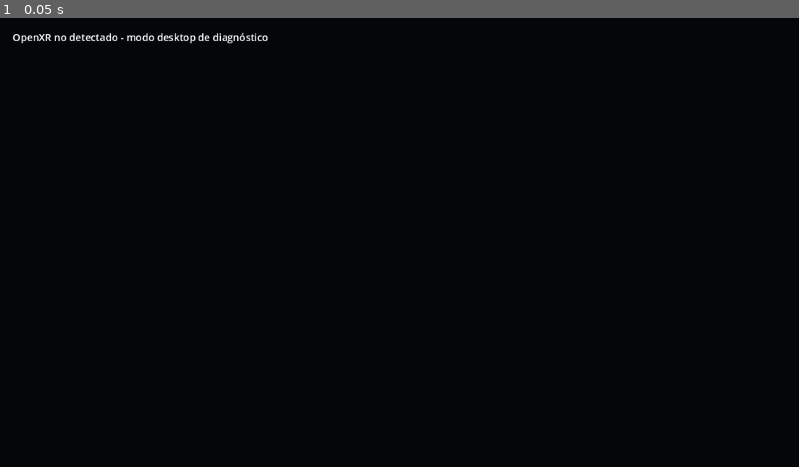
Above: before the commit, frame 1.
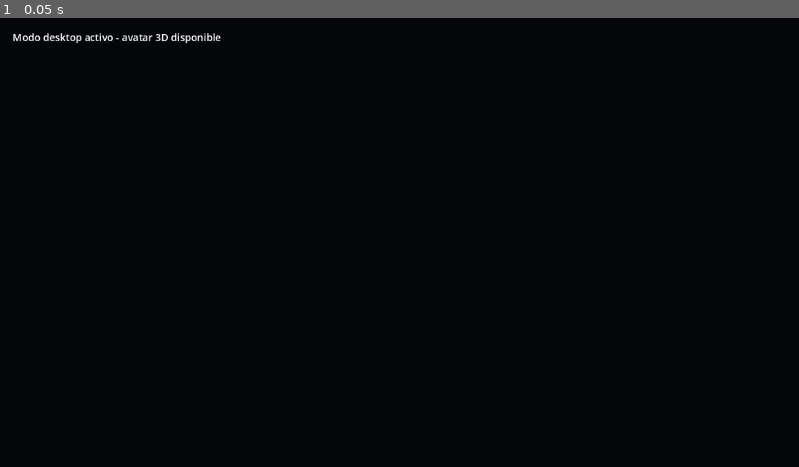
Above: after the commit, the same moment.

Repository: sebasu66/gameAccess
Game: Godot game, scene res://scenes/main.tscn
The game is run twice, just before and just after one commit, with the same random seed, the same clock (stepped at 60 frames per second) and the same inputs.
Inputs:
- Up to frame 1 (0.05 s): no input

The runs differ from the first frame. In frame 1, 0.4% of the frame differs, in the area x 1-34%, y 3-6%.

Commit message:
chore(3d): clarify desktop avatar fallback

Diff:
--- a/apps/xr-prototype/scripts/main.gd
+++ b/apps/xr-prototype/scripts/main.gd
@@ -1,6 +1,5 @@
 extends Node3D
 
-@onready var xr_origin: XROrigin3D = $XROrigin3D
 @onready var desktop_camera: Camera3D = $DesktopCamera3D
 @onready var status_label: Label = $CanvasLayer/Status
 
@@ -22,14 +21,14 @@
 func _enable_xr() -> void:
     get_viewport().use_xr = true
     desktop_camera.current = false
-    status_label.text = "OpenXR activo - Quest/PCVR"
-    print("Game Access XR: OpenXR initialized")
+    status_label.text = "Modo XR activo - avatar 3D compartido"
+    print("Game Access 3D/XR: OpenXR initialized")
 
 func _enable_desktop_fallback() -> void:
     get_viewport().use_xr = false
     desktop_camera.current = true
-    status_label.text = "OpenXR no detectado - modo desktop de diagnóstico"
-    push_warning("Game Access XR: OpenXR runtime not available; using desktop fallback")
+    status_label.text = "Modo desktop activo - avatar 3D disponible"
+    print("Game Access 3D/XR: desktop mode; avatar system active")
 
 func _unhandled_input(event: InputEvent) -> void:
     if event.is_action_pressed("ui_cancel"):
